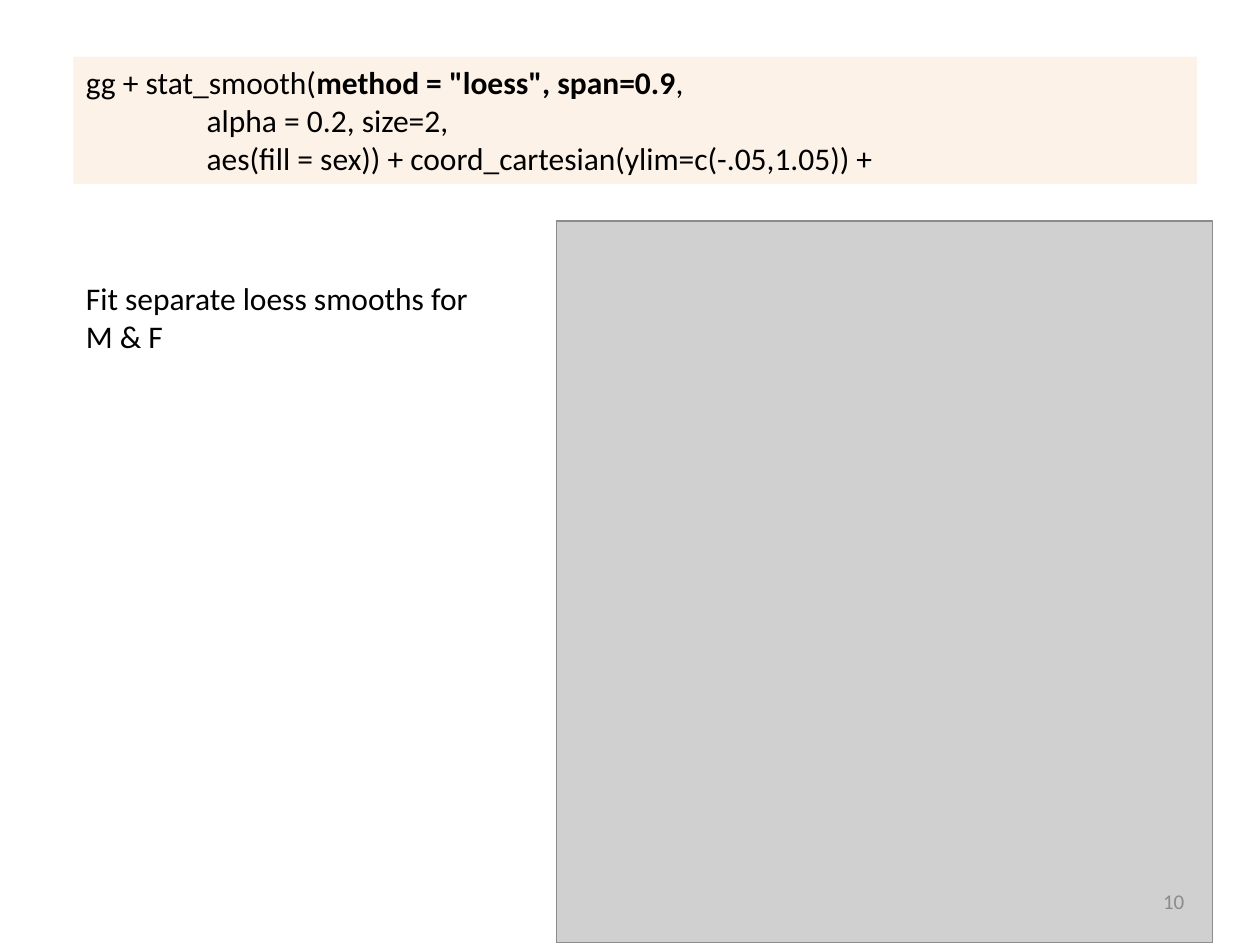
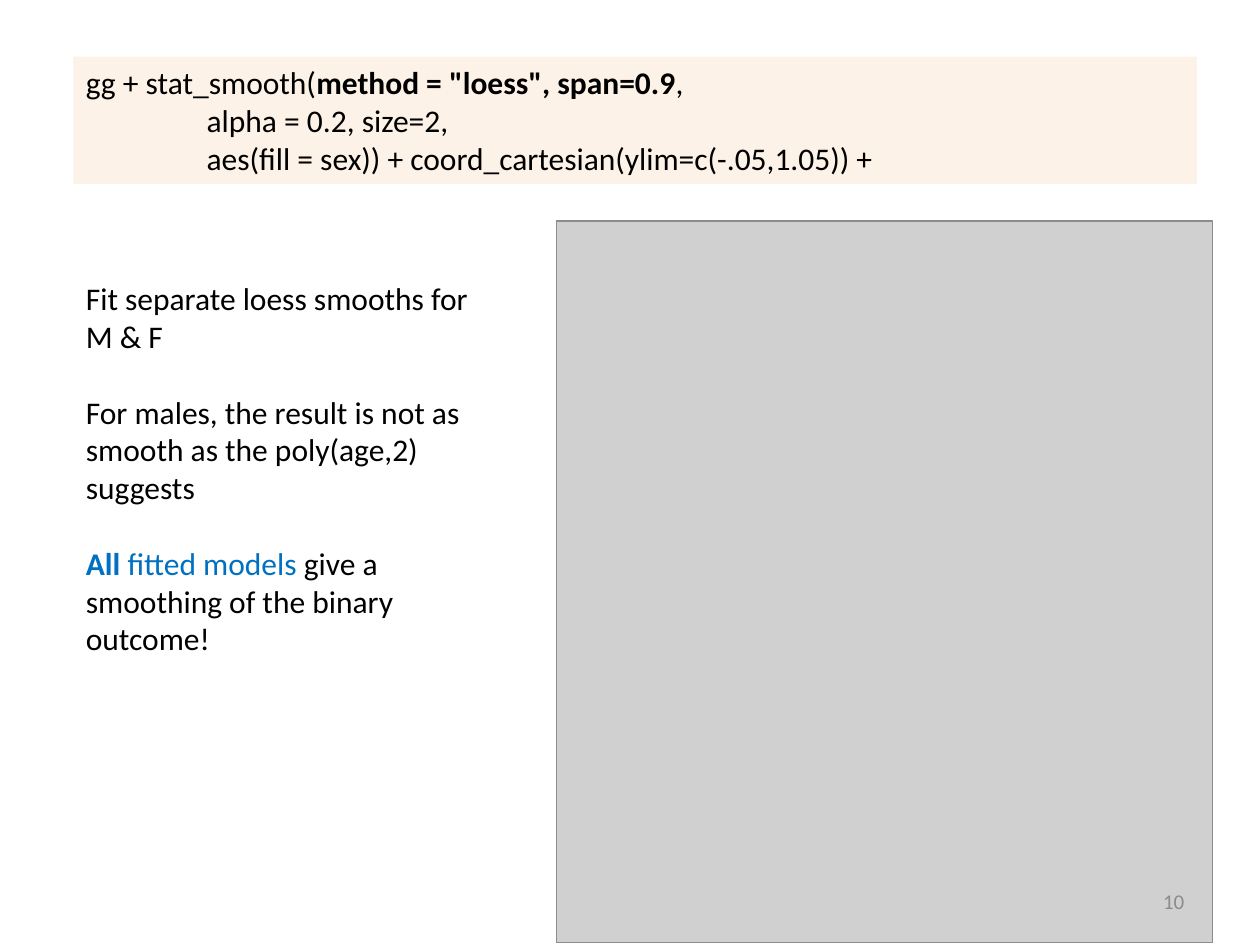
Before and after one commit to friendly/psy6136, a slide deck: slide 10 of lectures/07-logistic2.pptx. Drawn at 1260x945 pixels with LibreOffice and Linux fonts; fonts in the diff are those of the drawing; grey boxes stand for pictures. Boxes give left, top, right and bottom in pixels: in the first picture for what was removed or moved away, otherwise in the second. Text is boxed around its words. In the diff, an @@ line names an element or a change of style, - is before the commit and + after.

```diff
--- a/lectures/07-logistic2.pptx
+++ b/lectures/07-logistic2.pptx
@@ text at [86,402,459,651]: paragraphs added @@
+For males, the result is not as smooth as the poly(age,2) suggests
+All fitted models give a smoothing of the binary outcome!
```
Also in this commit, not shown: 23 other slides changed, 1 slide added, 1 slide removed, 7 other files.
